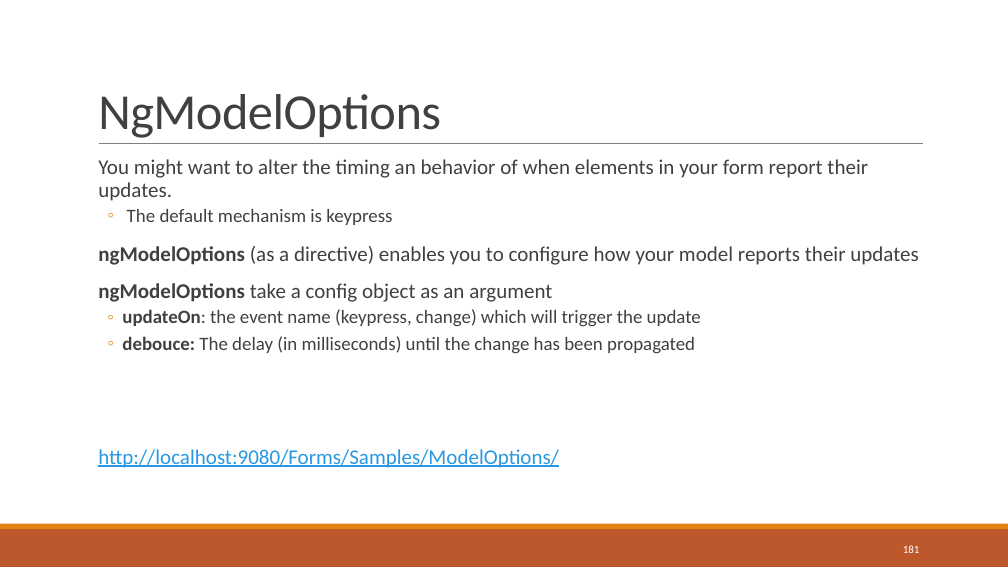
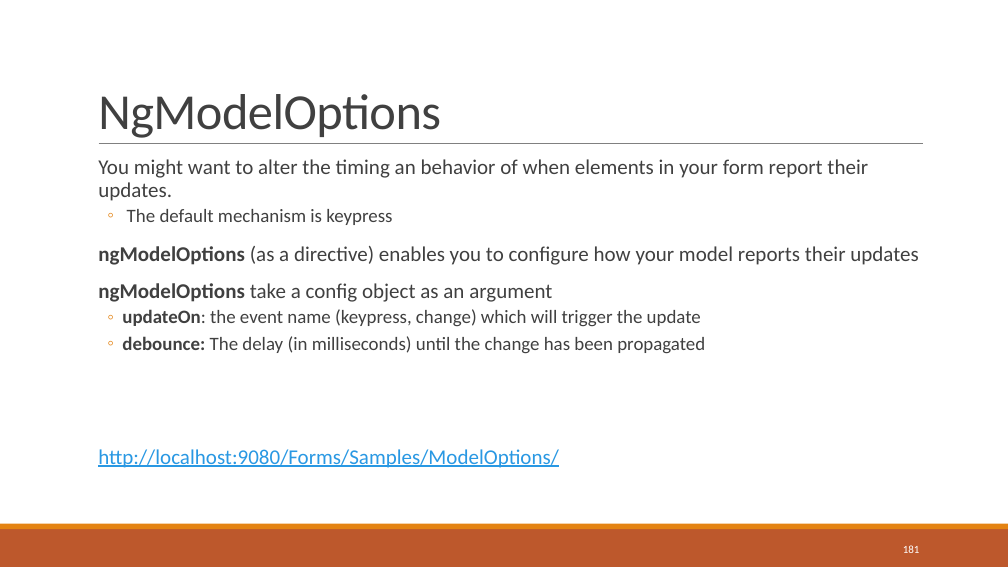
Before and after one commit to sbechtold/angularjs, a slide deck: slide 181 of materials/AngularJS.pptx. Drawn at 1008x567 pixels with LibreOffice and Linux fonts; fonts in the diff are those of the drawing. Boxes give left, top, right and bottom in pixels: in the first picture for what was removed or moved away, otherwise in the second. Text is boxed around its words. In the diff, an @@ line names an element or a change of style, - is before the commit and + after.

```diff
--- a/materials/AngularJS.pptx
+++ b/materials/AngularJS.pptx
@@ text at (122,336,705,354): text changed @@
-  ◦ debouce: The delay (in milliseconds) until the change has been propagated
+  ◦ debounce: The delay (in milliseconds) until the change has been propagated
```
Also in this commit, not shown: 3 other files.
